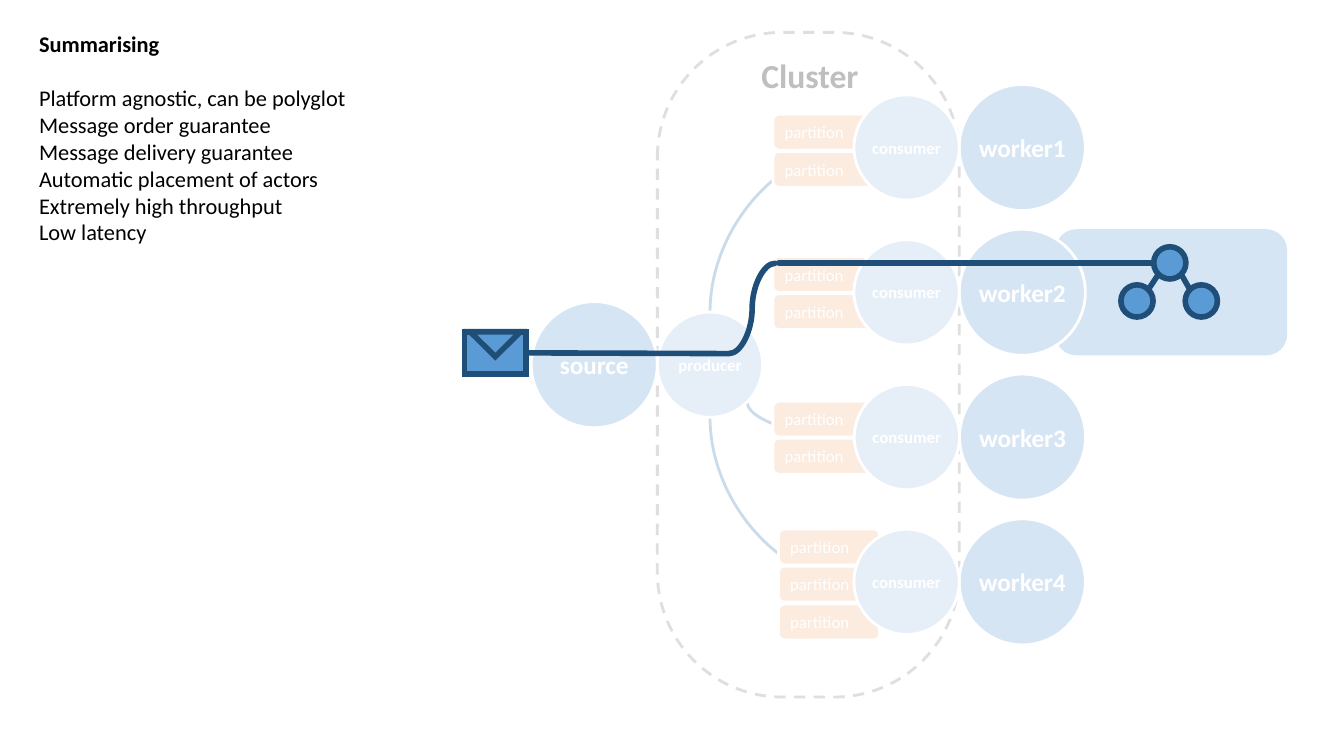
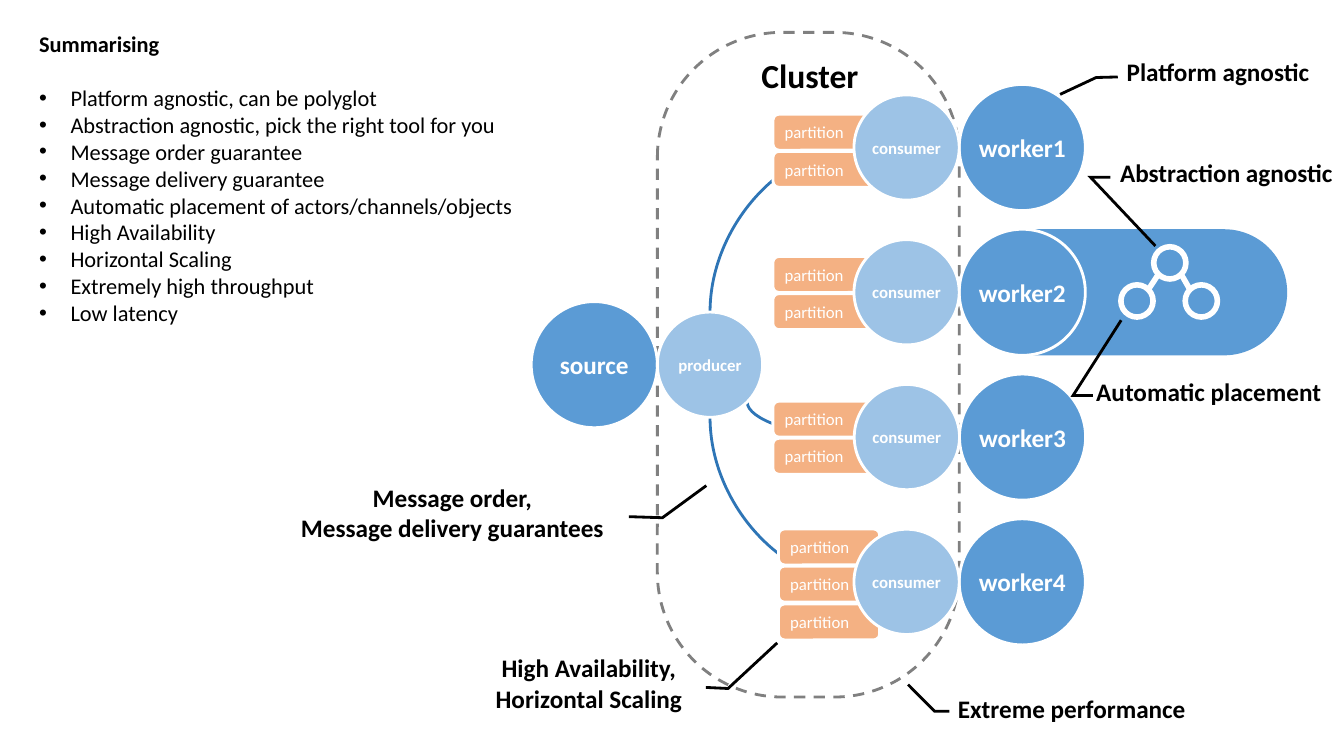
Before and after one commit to rogeralsing/Presentations, a slide deck: slide 11 of ClusterSoftware/cluster.pptx (slide 10 before the commit). Drawn at 1344x756 pixels with LibreOffice and Linux fonts; fonts in the diff are those of the drawing. Boxes give left, top, right and bottom in pixels: in the first picture for what was removed or moved away, otherwise in the second. Text is boxed around its words. In the diff, an @@ line names an element or a change of style, - is before the commit and + after.

```diff
--- a/ClusterSoftware/cluster.pptx
+++ b/ClusterSoftware/cluster.pptx
@@ rectangle removed at [465,0,1318,756] @@
@@ callout added at [1112,47,1325,96], outline #000000 2 pt, 18 pt, text #000000, bold @@
+Platform agnostic
@@ text at [71,117,494,137]: paragraph added @@
+• Abstraction agnostic, pick the right tool for you
@@ text at [71,90,377,325]: bullet none to • @@
@@ text in rounded rectangle at [785,126,844,141]: text added @@
+partition
@@ text in ellipse at [872,146,941,154]: text added @@
+consumer
@@ text in ellipse at [979,139,1066,157]: text added @@
+worker1
@@ callout added at [1103,149,1344,198], outline #000000 2 pt, 18 pt, text #000000, bold @@
+Abstraction agnostic
@@ text in rounded rectangle at [785,164,844,179]: text added @@
+partition
@@ text at [71,198,512,271]: text changed @@
-Automatic placement of actors
+• Automatic placement of actors/channels/objects
+• High Availability
+• Horizontal Scaling
@@ rounded rectangle: place and size @@
-rounded rectangle at [1056,229,1288,355]
+rounded rectangle at [960,229,1288,355]
@@ rounded rectangle at [960,229,1288,355]: proportions changed @@
@@ text in ellipse at [872,290,941,298]: text added @@
+consumer
@@ text in ellipse at [979,284,1066,302]: text added @@
+worker2
@@ line (1148, 289) - (1158, 274): stroke #1F4E79 4 pt to #FFFFFF 4 pt @@
@@ line (1191, 289) - (1182, 274): stroke #1F4E79 4 pt to #FFFFFF 4 pt @@
@@ outline #1F4E79 4 pt to #FFFFFF 4 pt in 3 elements at [1154,247,1187,279], [1121,285,1153,318], [1186,285,1218,318] @@
@@ text in rounded rectangle at [785,306,844,321]: text added @@
+partition
@@ group removed at [465,263,1156,374]: 2 lines, 1 curved line, 1 rectangle, 1 triangle @@
@@ callout added at [1086,367,1333,415], outline #000000 2 pt, 18 pt, text #000000, bold @@
+Automatic placement
@@ text in rounded rectangle at [785,413,844,428]: text added @@
+partition
@@ text in ellipse at [872,435,941,443]: text added @@
+consumer
@@ text in ellipse at [979,429,1066,447]: text added @@
+worker3
@@ text in rounded rectangle at [785,450,844,465]: text added @@
+partition
@@ callout added at [272,488,634,536], outline #000000 2 pt, 18 pt, text #000000, bold @@
+Message order,
+Message delivery guarantees
@@ text in rounded rectangle at [790,541,849,556]: text added @@
+partition
@@ text in rounded rectangle at [790,578,849,593]: text added @@
+partition
@@ text in ellipse at [872,580,941,588]: text added @@
+consumer
@@ text in ellipse at [979,573,1066,591]: text added @@
+worker4
@@ text in rounded rectangle at [790,616,849,631]: text added @@
+partition
@@ callout added at [469,659,708,708], outline #000000 2 pt, 18 pt, text #000000, bold @@
+High Availability,
+Horizontal Scaling
@@ callout added at [891,685,1253,733], outline #000000 2 pt, 18 pt, text #000000, bold @@
+Extreme performance
```
Also in this commit, not shown: 3 other slides changed, 2 slides added.
